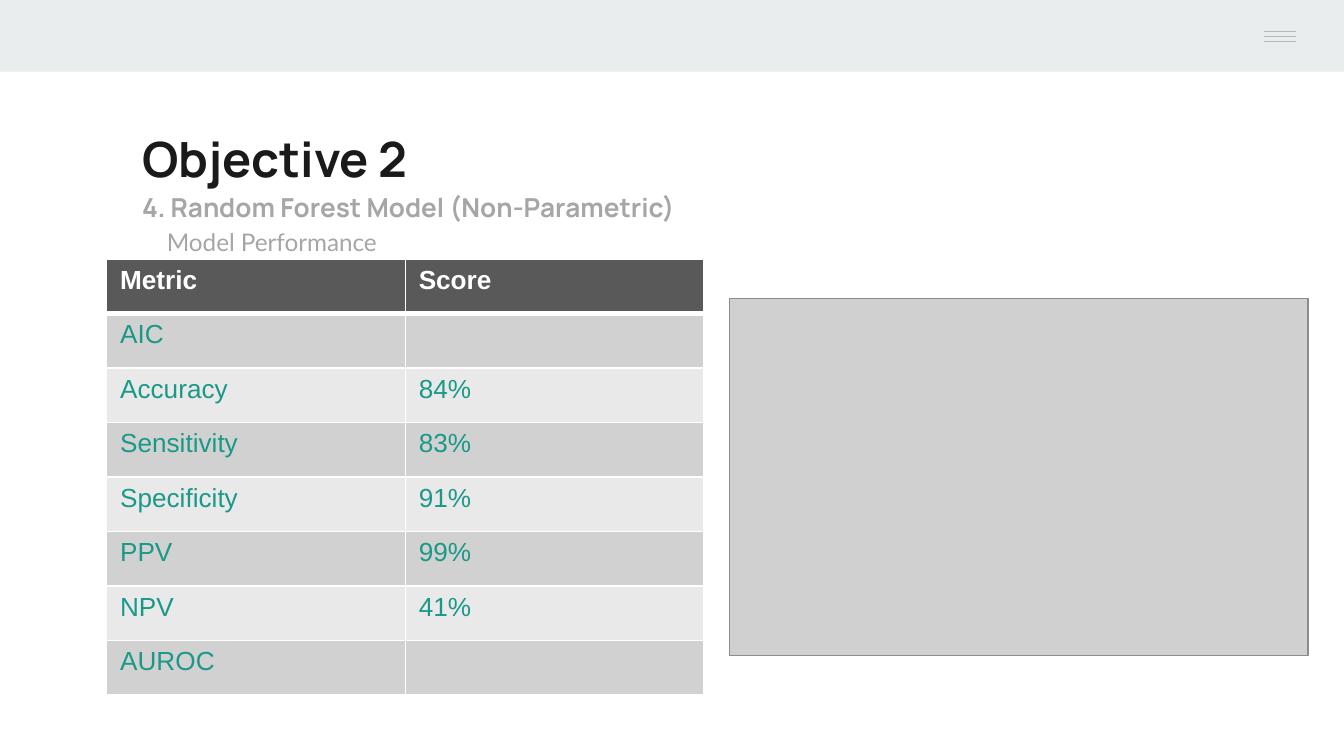
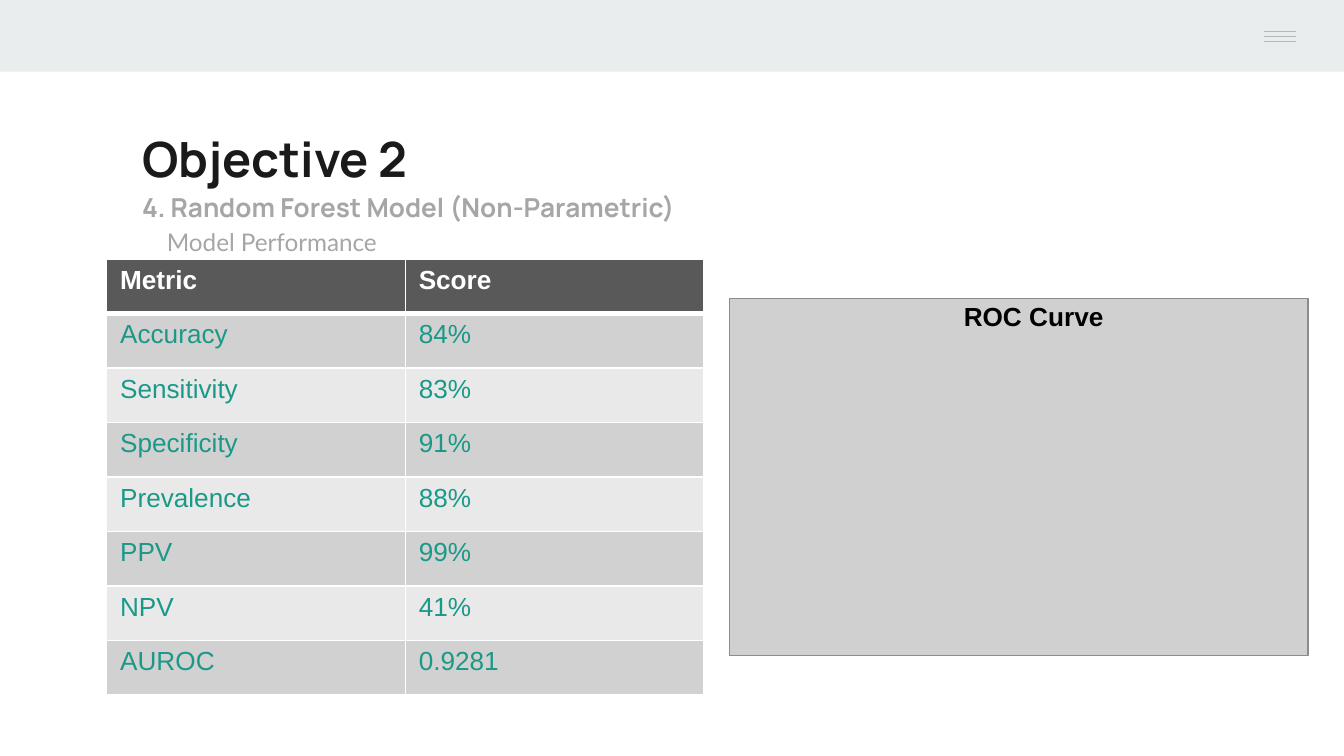
Before and after one commit to Mr-Chang95/Bank-Marketing-Analysis-Logistic-Regression, a slide deck: slide 30 of Project2_Chang_Craus_Yule.pptx (slide 31 before the commit). Drawn at 1344x756 pixels with LibreOffice and Linux fonts; fonts in the diff are those of the drawing; grey boxes stand for pictures. Boxes give left, top, right and bottom in pixels: in the first picture for what was removed or moved away, otherwise in the second. Text is boxed around its words. In the diff, an @@ line names an element or a change of style, - is before the commit and + after.

```diff
--- a/Project2_Chang_Craus_Yule.pptx
+++ b/Project2_Chang_Craus_Yule.pptx
@@ table at [106, 259, 703, 695] @@
-row 2: AIC | 
+row 5: Prevalence | 88%
-row 8, column 2: 
+row 8, column 2: 0.9281
@@ text added at [964, 307, 1103, 327], 14 pt, text #000000, bold @@
+ROC Curve
```
Also in this commit, not shown: 9 other slides changed, 2 slides added, 3 slides removed.
